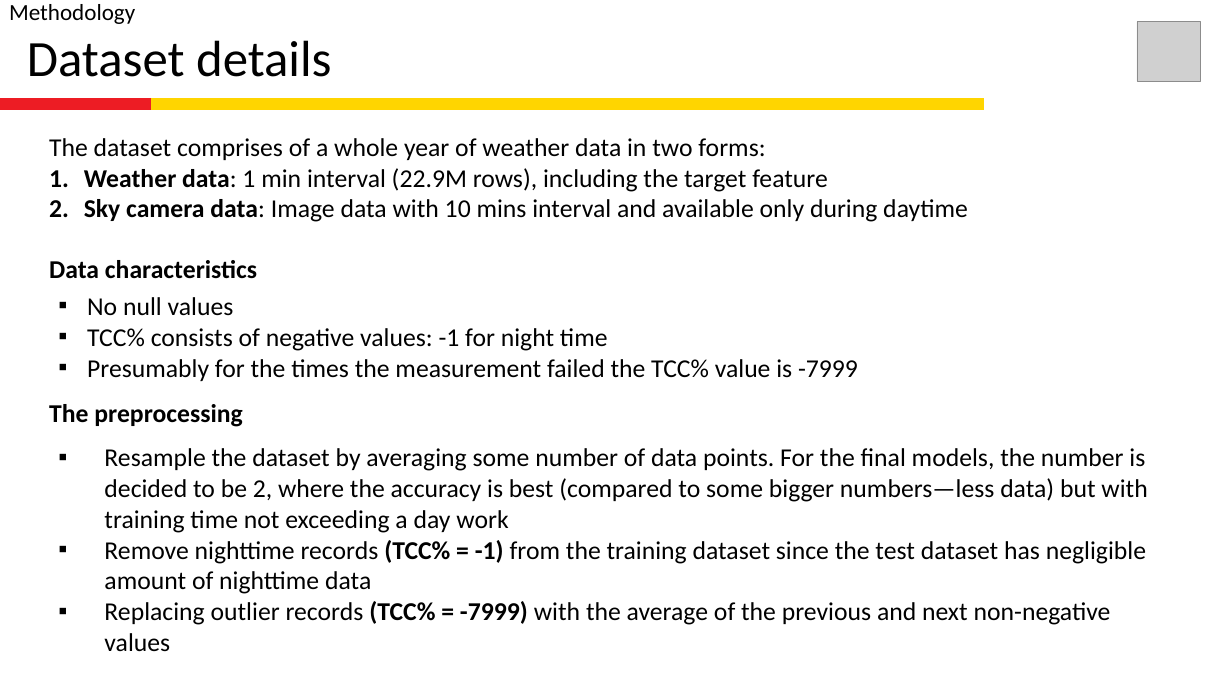
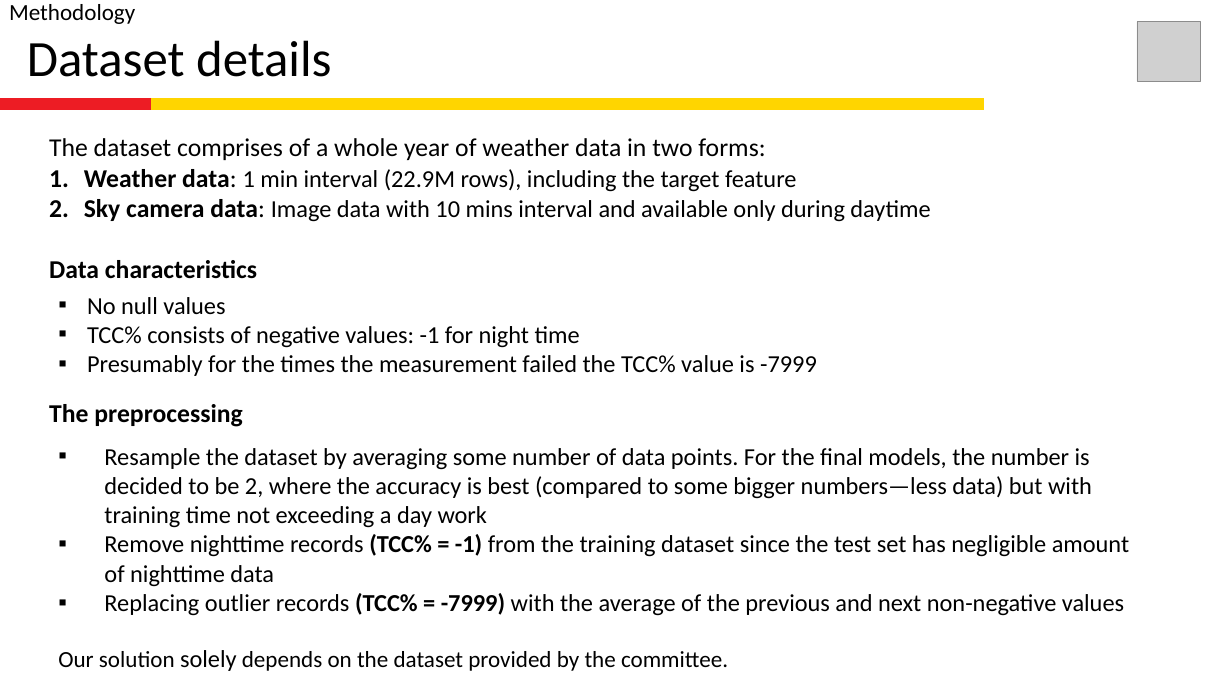
Before and after one commit to paramudya/alexandra-for-shellai, a slide deck: slide 3 of alexandra_pitch-stage1-v1.pptx. Drawn at 1232x693 pixels with LibreOffice and Linux fonts; fonts in the diff are those of the drawing; grey boxes stand for pictures; background and template pictures are left out. Boxes give left, top, right and bottom in pixels: in the first picture for what was removed or moved away, otherwise in the second. Text is boxed around its words. In the diff, an @@ line names an element or a change of style, - is before the commit and + after.

```diff
--- a/alexandra_pitch-stage1-v1.pptx
+++ b/alexandra_pitch-stage1-v1.pptx
@@ text at bbox=[84, 169, 930, 222]: size 20 to 19 pt in "1 min interval (22.9M rows), including the ...", "Image data with 10 mins interval and ..." @@
@@ text "No null values" at bbox=[87, 297, 817, 376]: size 20 to 19 pt @@
@@ text at bbox=[104, 448, 1124, 616]: size 20 to 19 pt in "Resample the dataset by averaging some number ...", "Replacing outlier records (TCC% = -7999) with ..." @@
@@ text at bbox=[104, 534, 1129, 587]: text changed; size 20 to 19 pt @@
-▪ Remove nighttime records (TCC% = -1) from the training dataset since the test dataset has negligible amount of nighttime data
+▪ Remove nighttime records (TCC% = -1) from the training dataset since the test set has negligible amount of nighttime data
@@ text added at bbox=[58, 650, 728, 671], 18 pt, text #000000 @@
+Our solution solely depends on the dataset provided by the committee.
```
Also in this commit, not shown: 1 other slide changed, 1 slide removed.
